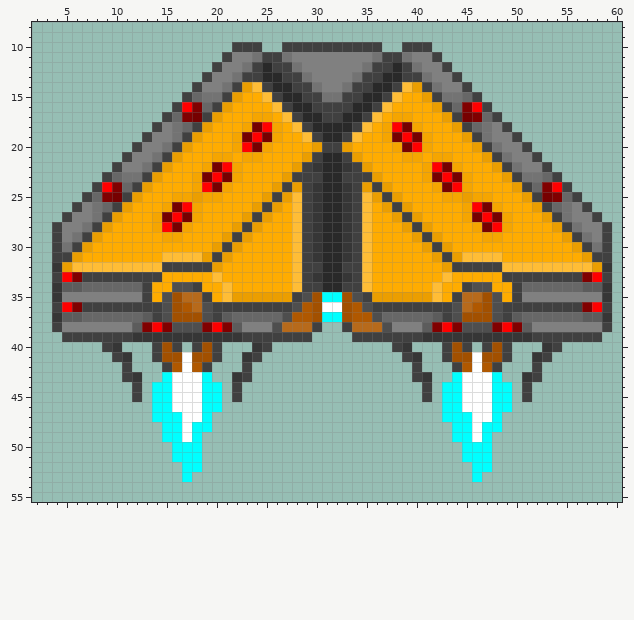
A pixel-art sprite gets an edit: Assets/Exports/Sprites/Space_Ship_Enemy.png. Above, as it was before the edit.
The file is 64x64 pixels. Colours within 5 levels of each other are drawn and written as one. Shown: x 2..60, y 8..55.
New version:
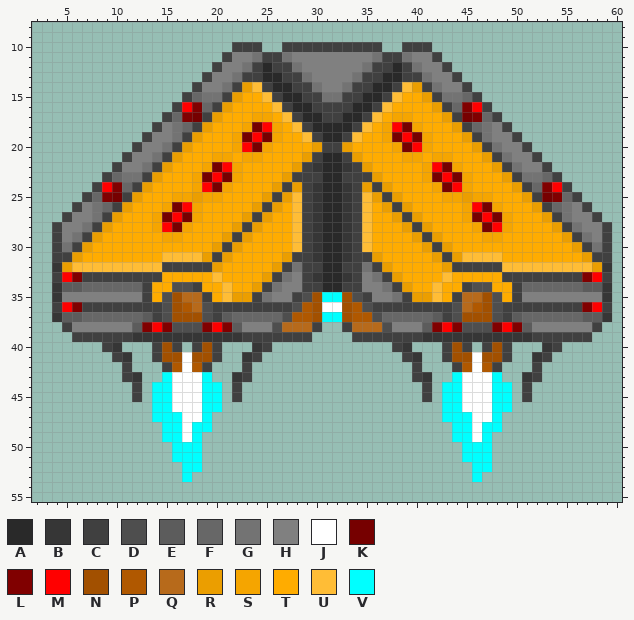
Palette (. is transparent): A #292929  B #363636  C #404040  D #4e4e4e  E #5c5c5c  F #676767  G #737373  H #808080  J #ffffff  K #760000  L #800000  M #ff0000  N #a25000  P #b05800  Q #b76a1b  R #eb9e00  S #f5a500  T #ffac00  U #ffbd36  V #00ffff
The exact change:
{"y":31,"x":27,"old":"TU","new":"RC"}
{"y":31,"x":35,"old":"UT","new":"CR"}
{"y":32,"x":26,"old":"TTU","new":"RCG"}
{"y":32,"x":35,"old":"UTT","new":"GCR"}
{"y":33,"x":25,"old":"TTTU","new":"RCGH"}
{"y":33,"x":35,"old":"UTTT","new":"HGCR"}
{"y":34,"x":24,"old":"TTTTU","new":"RCGHH"}
{"y":34,"x":35,"old":"UTTTT","new":"HHGCR"}
{"y":35,"x":24,"old":"RRRR","new":"CGHH"}
{"y":35,"x":36,"old":"RRRR","new":"HHGC"}
{"y":38,"x":4,"old":"CH","new":".C"}
{"y":38,"x":58,"old":"HC","new":"C."}
{"y":39,"x":5,"old":"C","new":"."}
{"y":39,"x":58,"old":"C","new":"."}
{"label":"changed","picture_box":[252,252,302,302]}
{"label":"changed","picture_box":[362,252,412,302]}
{"label":"changed","picture_box":[52,322,72,342]}
{"label":"changed","picture_box":[592,322,612,342]}
